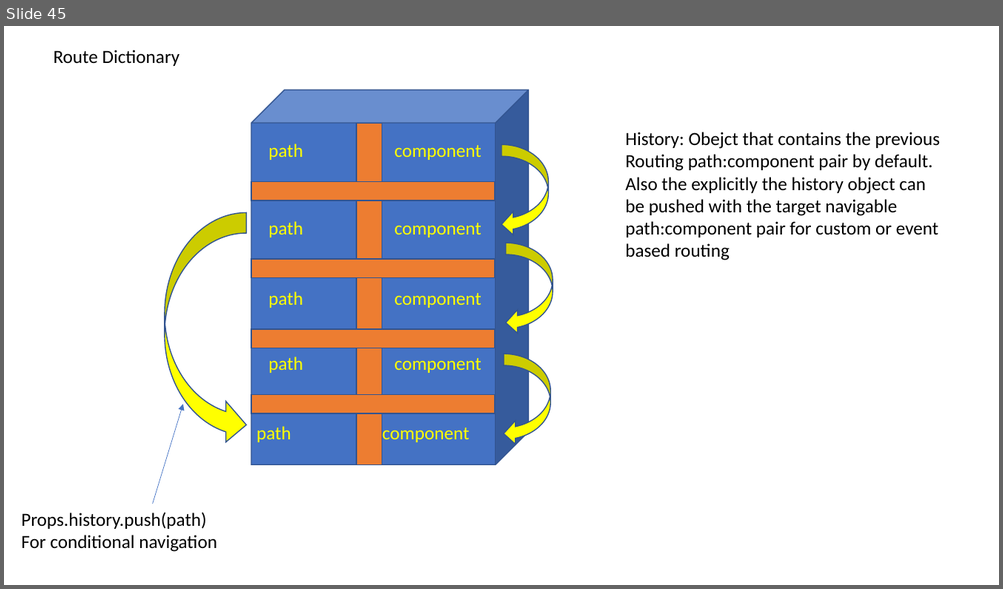
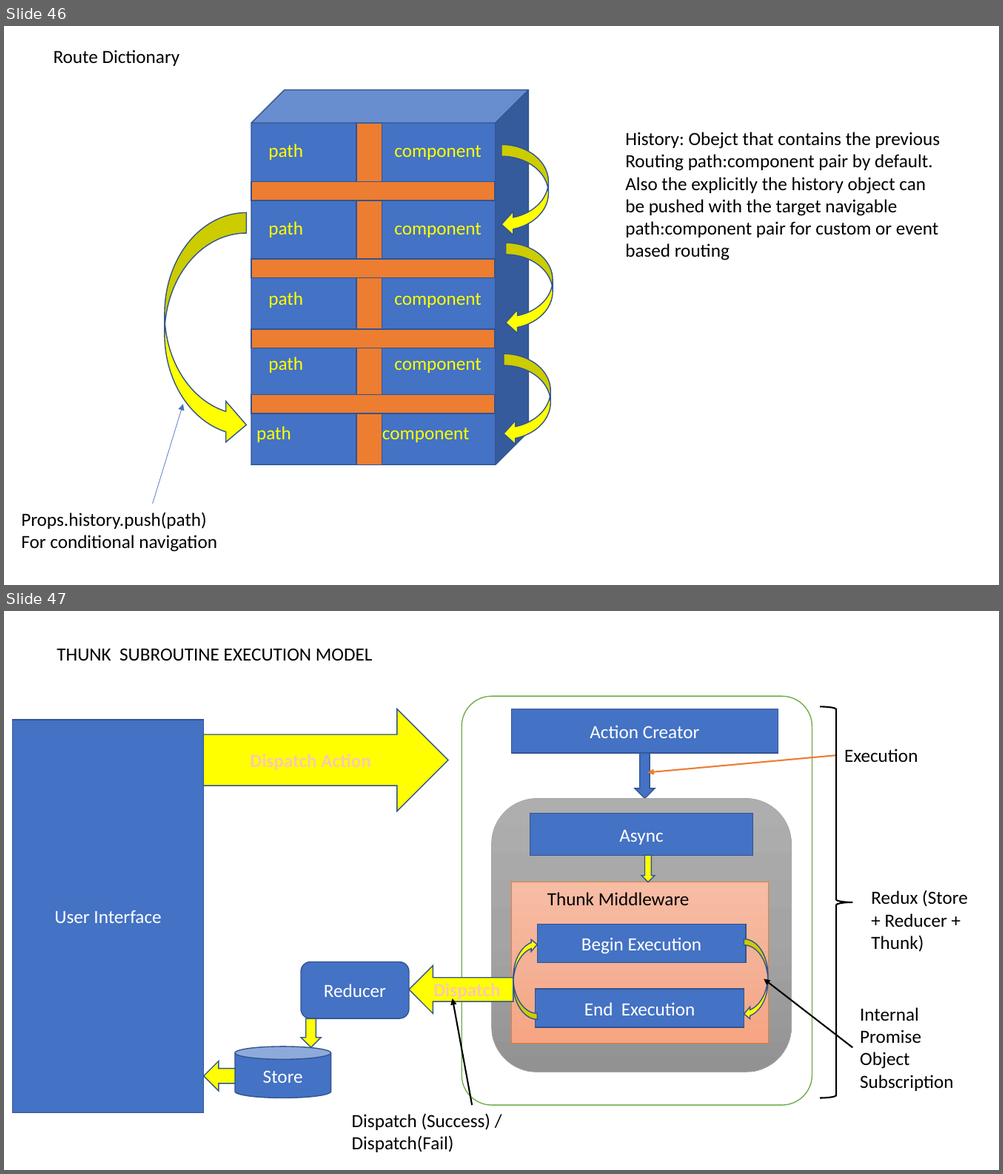
Before and after one commit to maheshsabnis/blazemarch2021, a slide deck: SpotPPTs.pptx. Shown one above the other, each under a label of ours: slide 45 before the commit, slides 46 and 47 after it. The pictures are 1003x589 and 1003x1174 pixels, drawn with LibreOffice and Linux fonts; fonts in the diff are those of the drawing. Boxes give left, top, right and bottom in pixels: in the first picture for what was removed or moved away, otherwise in the second. Text is boxed around its words. In the diff, an @@ line names an element or a change of style, - is before the commit and + after.

Commit message:
Redux

```diff
--- a/SpotPPTs.pptx
+++ b/SpotPPTs.pptx
@@ slide 47 added at [4,611,999,1170], background #FFFFFF @@
@@ text added at [57,648,373,661], 18 pt, text #000000 @@
+THUNK SUBROUTINE EXECUTION MODEL
@@ rounded rectangle added at [461,696,812,1105], fill #FFFFFF, outline #70AD47 1 pt @@
@@ rectangle added at [12,720,203,1114], fill #4472C4, outline #325491 1 pt, 18 pt, text #FFFFFF @@
+User Interface
@@ right arrow added at [199,709,448,811], fill #FFFF00, outline #325491 1 pt, 18 pt, text #F8CBAD, bold @@
+Dispatch Action
@@ rectangle added at [512,709,778,753], fill #4472C4, outline #325491 1 pt, 18 pt, text #FFFFFF @@
+Action Creator
@@ right brace added at [819,706,852,1098], outline #000000 1.5 pt @@
@@ down arrow added at [634,753,654,798], fill #4472C4, outline #325491 1 pt @@
@@ arrow added from (836, 756) to (648, 773), #ED7D31 1.5 pt @@
@@ text added at [844,749,917,762], 18 pt, text #000000 @@
+Execution
@@ rounded rectangle added at [491,798,791,1072], fill gradient #AFAFAF to #A5A5A5 to #939393, outline #A5A5A5 0.5 pt @@
@@ rectangle added at [530,814,753,856], fill #4472C4, outline #325491 1 pt, 18 pt, text #FFFFFF @@
+Async
@@ down arrow added at [641,856,654,883], fill #FFFF00, outline #325491 1 pt @@
@@ rectangle added at [512,883,768,1044], fill gradient #F7BDA5 to #F5B196 to #F8A582, outline #ED7D31 0.5 pt @@
@@ text added at [547,892,689,906], 18 pt, text #000000 @@
+Thunk Middleware
@@ text added at [871,890,967,952], 18 pt, text #000000 @@
+Redux (Store + Reducer + Thunk)
@@ curved left arrow added at [513,939,537,1020], fill #FFFF00, outline #325491 1 pt @@
@@ rectangle added at [538,924,746,963], fill #4472C4, outline #325491 1 pt, 18 pt, text #FFFFFF @@
+Begin Execution
@@ curved left arrow added at [744,940,768,1021], fill #FFFF00, outline #325491 1 pt @@
@@ rounded rectangle added at [301,963,409,1019], fill #4472C4, outline #325491 1 pt, 18 pt, text #FFFFFF @@
+Reducer
@@ left arrow added at [409,966,514,1014], fill #FFFF00, outline #325491 1 pt, 18 pt, text #F8CBAD, bold @@
+Dispatch
@@ arrow added from (852, 1048) to (763, 980), #000000 1.5 pt @@
@@ arrow added from (472, 1105) to (452, 999), #000000 1.5 pt @@
@@ rectangle added at [535,989,744,1028], fill #4472C4, outline #325491 1 pt, 18 pt, text #FFFFFF @@
+End Execution
@@ text added at [859,1008,953,1091], 18 pt, text #000000 @@
+Internal Promise Object Subscription
@@ down arrow added at [301,1019,321,1048], fill #FFFF00, outline #325491 1 pt @@
@@ cylinder added at [236,1047,332,1098], fill #4472C4, outline #325491 1 pt, 18 pt, text #FFFFFF @@
+Store
@@ left arrow added at [204,1062,236,1091], fill #FFFF00, outline #325491 1 pt @@
@@ text added at [352,1113,491,1153], 18 pt, text #000000 @@
+Dispatch (Success) / Dispatch(Fail)
@@ what was slide 45 is now slide 46 @@
```
Also in this commit, not shown: 3 other slides added, 12 other files.
